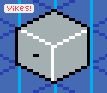
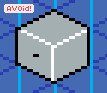
Revision of a layered 107×93 image; what changed, layer by layer:
renamed "Yikes!" to "Avoid!", painted on it over <box>7,6,29,11</box>
